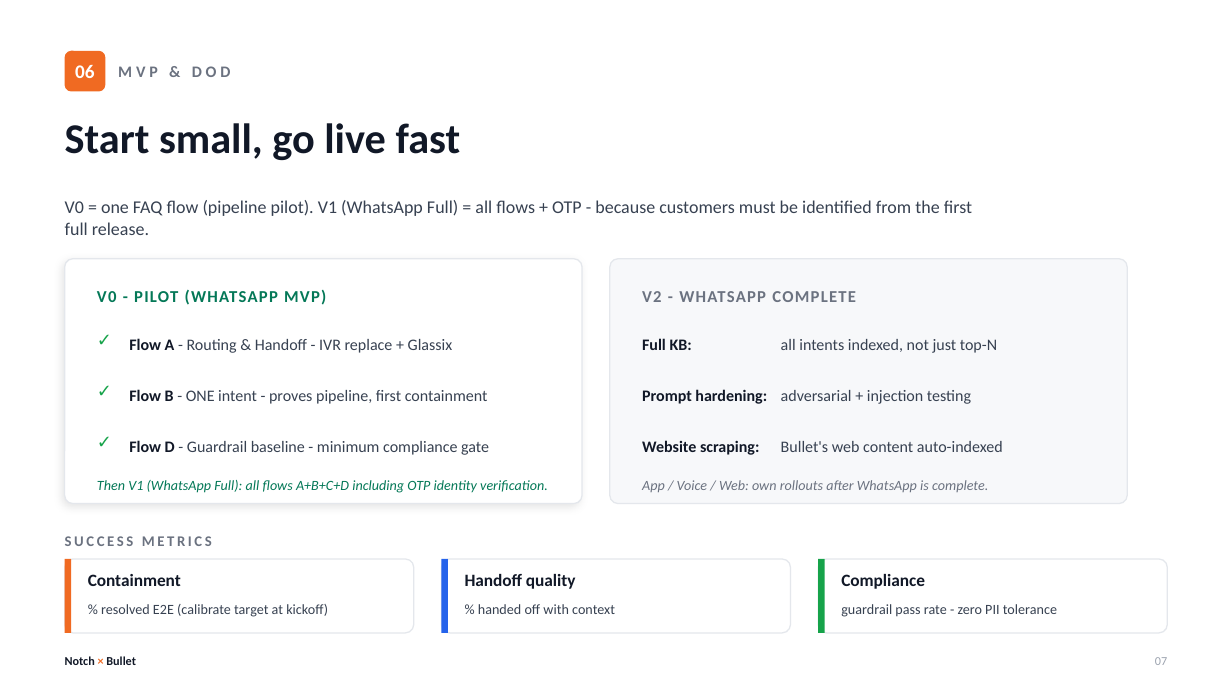
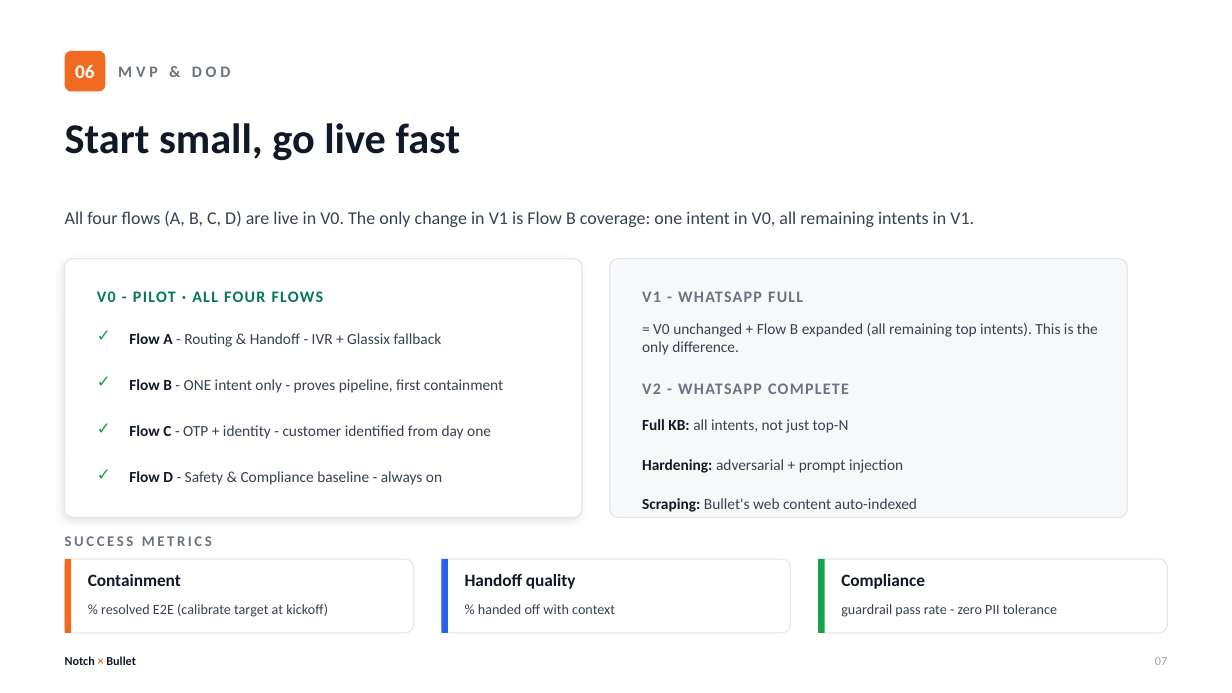
Before and after one commit to OrSchiffmann/Notch-task, a slide deck: slide 7 of Notch-Bullet-Kickoff.pptx. Drawn at 1232x693 pixels with LibreOffice and Linux fonts; fonts in the diff are those of the drawing. Boxes give left, top, right and bottom in pixels: in the first picture for what was removed or moved away, otherwise in the second. Text is boxed around its words. In the diff, an @@ line names an element or a change of style, - is before the commit and + after.

```diff
--- a/Notch-Bullet-Kickoff.pptx
+++ b/Notch-Bullet-Kickoff.pptx
@@ text at bbox=[65, 211, 974, 227]: text changed @@
-V0 = one FAQ flow (pipeline pilot). V1 (WhatsApp Full) = all flows + OTP - because customers must be identified from the first full release.
+All four flows (A, B, C, D) are live in V0. The only change in V1 is Flow B coverage: one intent in V0, all remaining intents in V1.
@@ rounded rectangle: place and size @@
-rounded rectangle at bbox=[65, 259, 582, 504]
+rounded rectangle at bbox=[65, 259, 582, 518]
@@ rounded rectangle at bbox=[65, 259, 582, 518]: proportions changed @@
@@ rounded rectangle at bbox=[610, 259, 1128, 518]: proportions changed @@
@@ rounded rectangle: place and size @@
-rounded rectangle at bbox=[610, 259, 1128, 504]
+rounded rectangle at bbox=[610, 259, 1128, 518]
@@ text at bbox=[97, 291, 324, 302]: text changed; size 13 to 12.5 pt @@
-V0 - PILOT (WHATSAPP MVP)
+V0 - PILOT · ALL FOUR FLOWS
@@ text added at bbox=[642, 291, 803, 302], 12.5 pt, text #6B7280, bold @@
+V1 - WHATSAPP FULL
@@ text added at bbox=[642, 323, 1098, 355], 12 pt, text #374151 @@
+= V0 unchanged + Flow B expanded (all remaining top intents). This is the only difference.
@@ text at bbox=[129, 333, 442, 347]: text changed; size 12.5 to 12 pt @@
-Flow A - Routing & Handoff - IVR replace + Glassix
+Flow A - Routing & Handoff - IVR + Glassix fallback
@@ text removed at bbox=[642, 338, 692, 350] @@
-Full KB:
@@ text "✓": place and size @@
-text "✓" at bbox=[97, 374, 125, 407]
+text "✓" at bbox=[97, 365, 125, 397]
@@ text at bbox=[129, 379, 503, 393]: text changed; size 12.5 to 12 pt @@
-Flow B - ONE intent - proves pipeline, first containment
+Flow B - ONE intent only - proves pipeline, first containment
@@ text "V2 - WHATSAPP COMPLETE": place and size @@
-text "V2 - WHATSAPP COMPLETE" at bbox=[642, 291, 856, 302]
+text "V2 - WHATSAPP COMPLETE" at bbox=[642, 383, 849, 394]
@@ text "V2 - WHATSAPP COMPLETE" at bbox=[642, 383, 849, 394]: size 13 to 12.5 pt @@
@@ text removed at bbox=[642, 389, 767, 404] @@
-Prompt hardening:
@@ size 14 to 13 pt in 3 elements at bbox=[97, 319, 125, 351], bbox=[97, 365, 125, 397], bbox=[97, 411, 125, 444] @@
@@ text "✓": place and size @@
-text "✓" at bbox=[97, 425, 125, 457]
+text "✓" at bbox=[97, 411, 125, 444]
@@ text at bbox=[642, 419, 849, 433]: text changed; size 12.5 to 12 pt @@
-all intents indexed, not just top-N
+Full KB: all intents, not just top-N
@@ text added at bbox=[129, 425, 491, 439], 12 pt, text #374151 @@
+Flow C - OTP + identity - customer identified from day one
@@ text removed at bbox=[642, 440, 759, 455] @@
-Website scraping:
@@ text added at bbox=[97, 457, 125, 490], 13 pt, text #16A34A, bold @@
+✓
@@ text at bbox=[129, 471, 442, 485]: text changed; size 12.5 to 12 pt @@
-Flow D - Guardrail baseline - minimum compliance gate
+Flow D - Safety & Compliance baseline - always on
@@ text at bbox=[642, 459, 903, 473]: text changed; size 12.5 to 12 pt @@
-adversarial + injection testing
+Hardening: adversarial + prompt injection
@@ text removed at bbox=[97, 480, 548, 493] @@
-Then V1 (WhatsApp Full): all flows A+B+C+D including OTP identity verification.
@@ text at bbox=[642, 498, 917, 512]: text changed; size 12.5 to 12 pt @@
-Bullet's web content auto-indexed
+Scraping: Bullet's web content auto-indexed
@@ text removed at bbox=[642, 480, 988, 492] @@
-App / Voice / Web: own rollouts after WhatsApp is complete.
```
Also in this commit, not shown: 1 other slide changed, 4 other files.
